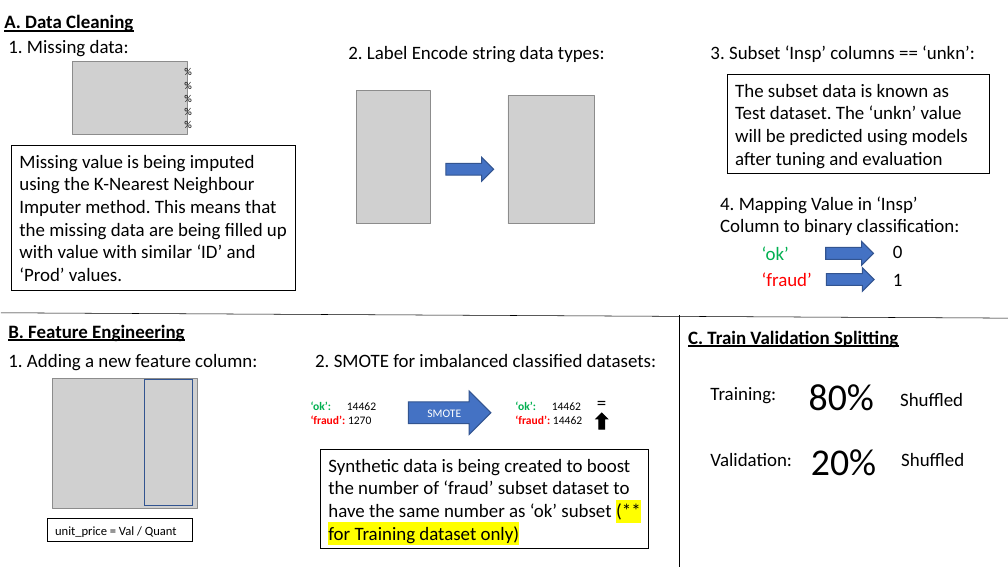
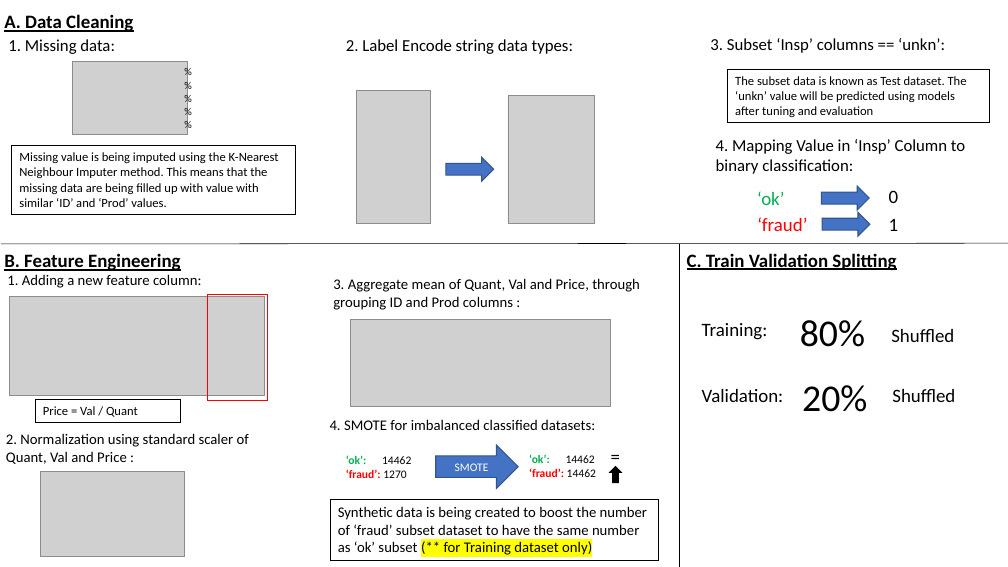
Before and after one commit to twlkenneth/EBAC_Sem2_CA1, a slide deck: slide 2 of consolidated_answers.pptx. Drawn at 1008x567 pixels with LibreOffice and Linux fonts; fonts in the diff are those of the drawing; grey boxes stand for pictures. Boxes give left, top, right and bottom in pixels: in the first picture for what was removed or moved away, otherwise in the second. Text is boxed around its words. In the diff, an @@ line names an element or a change of style, - is before the commit and + after.

```diff
--- a/consolidated_answers.pptx
+++ b/consolidated_answers.pptx
@@ rectangle "The subset data is known ...": place and size @@
-rectangle "The subset data is known ..." at box(728, 75, 990, 174)
+rectangle "The subset data is known ..." at box(728, 70, 990, 123)
@@ rectangle "The subset data is known ..." at box(728, 70, 990, 123): size 18 to 12 pt @@
@@ rectangle "Missing value is being imputed ..." at box(12, 145, 296, 214): size 18 to 12 pt @@
@@ rectangle "Missing value is being imputed ...": place and size @@
-rectangle "Missing value is being imputed ..." at box(12, 145, 296, 290)
+rectangle "Missing value is being imputed ..." at box(12, 145, 296, 214)
@@ size 18 to 16 pt in 4 elements at box(8, 39, 115, 54), box(710, 38, 945, 53), box(346, 39, 573, 54), box(716, 139, 965, 174) @@
@@ text "4. Mapping Value in ‘Insp’ ...": place and size @@
-text "4. Mapping Value in ‘Insp’ ..." at box(720, 196, 960, 235)
+text "4. Mapping Value in ‘Insp’ ..." at box(716, 139, 965, 174)
@@ 4 texts, 2 right arrows: place and size @@
-4 texts, 2 right arrows at box(762, 241, 903, 292)
+4 texts, 2 right arrows at box(757, 186, 899, 237)
@@ text "1. Adding a new feature ..." at box(7, 274, 201, 288): size 18 to 14 pt @@
@@ text "B. Feature Engineering": place and size @@
-text "B. Feature Engineering" at box(8, 324, 184, 342)
+text "B. Feature Engineering" at box(4, 253, 180, 271)
@@ text "1. Adding a new feature ...": place and size @@
-text "1. Adding a new feature ..." at box(8, 354, 257, 371)
+text "1. Adding a new feature ..." at box(7, 274, 201, 288)
@@ line moved from (1, 313) - (1008, 318) to (1, 244) - (1008, 243) @@
@@ text "C. Train Validation Splitting": place and size @@
-text "C. Train Validation Splitting" at box(688, 330, 898, 347)
+text "C. Train Validation Splitting" at box(687, 253, 896, 270)
@@ line moved from (680, 315) - (680, 567) to (680, 244) - (680, 567) @@
@@ picture added at box(10, 296, 265, 395) @@
@@ rectangle: place and size @@
-rectangle at box(144, 380, 192, 506)
+rectangle at box(208, 295, 268, 402)
@@ rectangle at box(208, 295, 268, 402): outline #325491 1 pt to #FF0000 1 pt @@
@@ text added at box(333, 278, 640, 310), 14 pt, text #000000 @@
+3. Aggregate mean of Quant, Val and Price, through grouping ID and Prod columns :
@@ picture added at box(351, 320, 611, 407) @@
@@ 6 texts: place and size @@
-6 texts at box(710, 384, 964, 476)
+6 texts at box(702, 320, 955, 412)
@@ picture removed at box(53, 378, 198, 509) @@
@@ rectangle "Price = Val / Quant": place and size @@
-rectangle "Price = Val / Quant" at box(48, 519, 192, 541)
+rectangle "Price = Val / Quant" at box(36, 399, 180, 422)
@@ text in rectangle at box(43, 406, 138, 417): text changed @@
-unit_price = Val / Quant
+Price = Val / Quant
@@ text at box(330, 419, 595, 430): text changed; size 18 to 14 pt @@
-2. SMOTE for imbalanced classified datasets:
+4. SMOTE for imbalanced classified datasets:
@@ text added at box(6, 433, 249, 464), 14 pt, text #000000 @@
+2. Normalization using standard scaler of Quant, Val and Price :
@@ right arrow "SMOTE": place and size @@
-right arrow "SMOTE" at box(408, 391, 491, 434)
+right arrow "SMOTE" at box(436, 445, 518, 488)
@@ 2 texts, 1 up arrow: place and size @@
-2 texts, 1 up arrow at box(515, 387, 615, 429)
+2 texts, 1 up arrow at box(529, 441, 628, 482)
@@ picture added at box(41, 471, 185, 557) @@
@@ text "‘ok’: 14462": place and size @@
-text "‘ok’: 14462" at box(311, 401, 376, 424)
+text "‘ok’: 14462" at box(346, 455, 411, 478)
@@ rectangle "Synthetic data is being created ...": place and size @@
-rectangle "Synthetic data is being created ..." at box(321, 450, 649, 549)
+rectangle "Synthetic data is being created ..." at box(330, 499, 659, 560)
@@ rectangle "Synthetic data is being created ..." at box(330, 499, 659, 560): size 18 to 14 pt @@
```
Also in this commit, not shown: 1 other slide changed, 8 other files.
